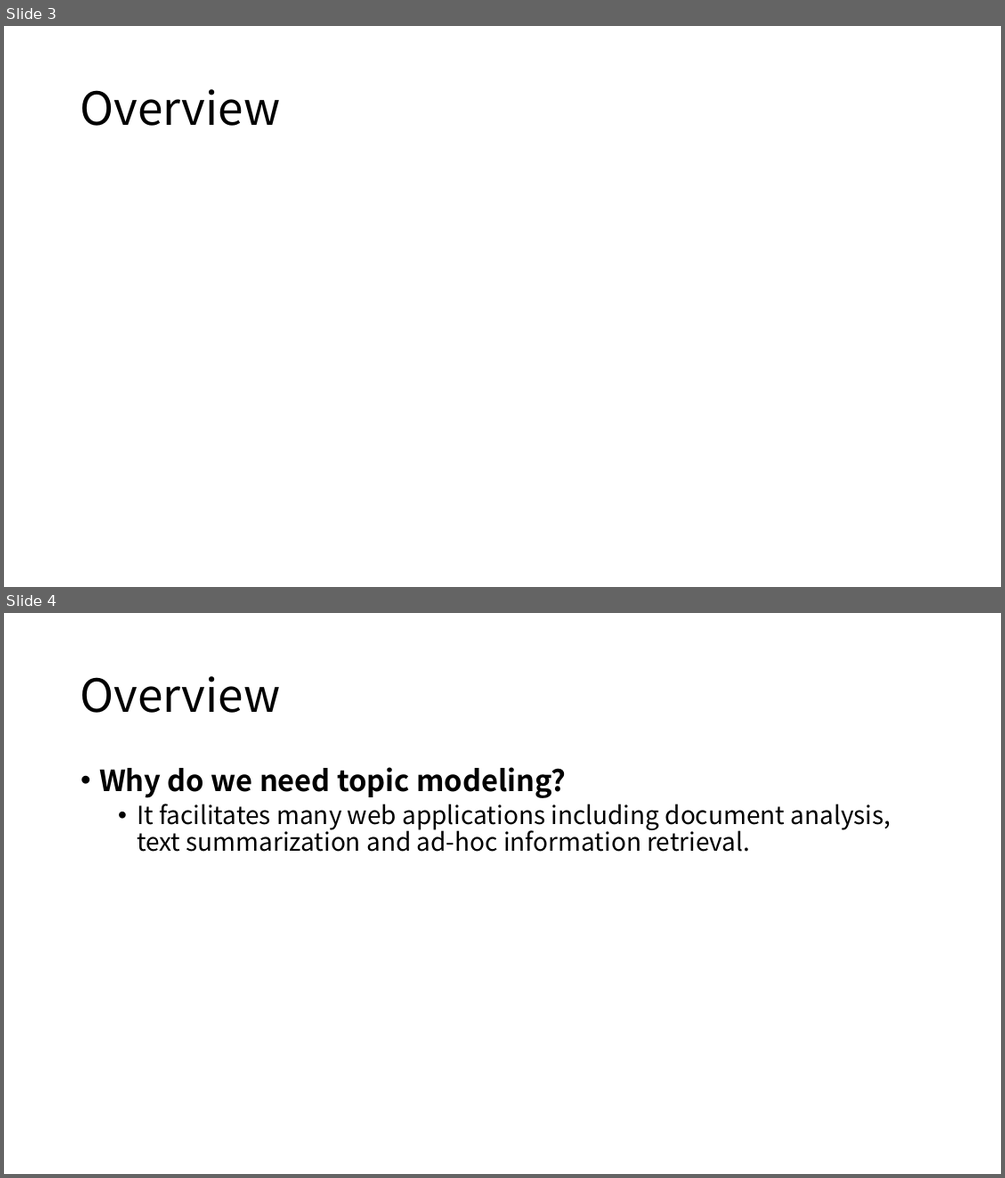
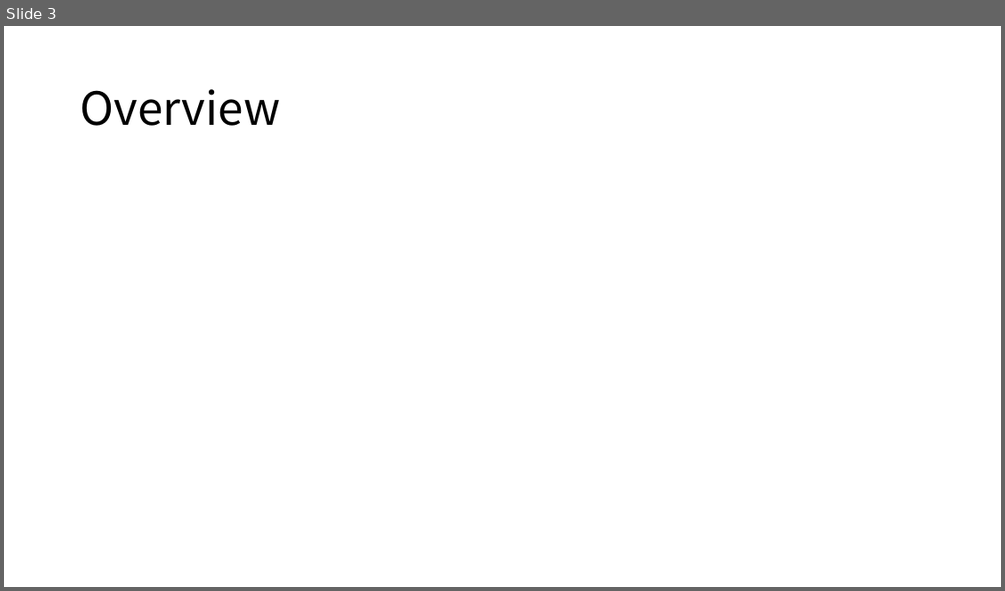
Before and after one commit to namespace-Pt/Topical, a slide deck: docs/Topic Modeling.pptx. Shown one above the other, each under a label of ours: slides 3 and 4 before the commit, slide 3 after it. The pictures are 1005x1178 and 1005x591 pixels, drawn with LibreOffice and Linux fonts; fonts in the diff are those of the drawing; grey boxes stand for pictures. Boxes give left, top, right and bottom in pixels: in the first picture for what was removed or moved away, otherwise in the second. Text is boxed around its words. In the diff, an @@ line names an element or a change of style, - is before the commit and + after.

```diff
--- a/docs/Topic Modeling.pptx
+++ b/docs/Topic Modeling.pptx
@@ slide 4 removed at bbox=[4, 613, 1001, 1174], background #FFFFFF @@
@@ title removed at bbox=[80, 676, 280, 713] @@
-Overview
@@ text removed at bbox=[99, 767, 891, 852] @@
-• Why do we need topic modeling?
-  • It facilitates many web applications including document analysis, text summarization and ad-hoc information retrieval.
```
Also in this commit, not shown: 8 slides changed, 7 slides added, 2 other slides removed, 1 other file.
